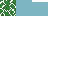
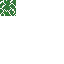
Comparing the layer stacks of the two 64px x 64px images. Changes:
painted on "Layer 2" over 0, 0, 48, 16
